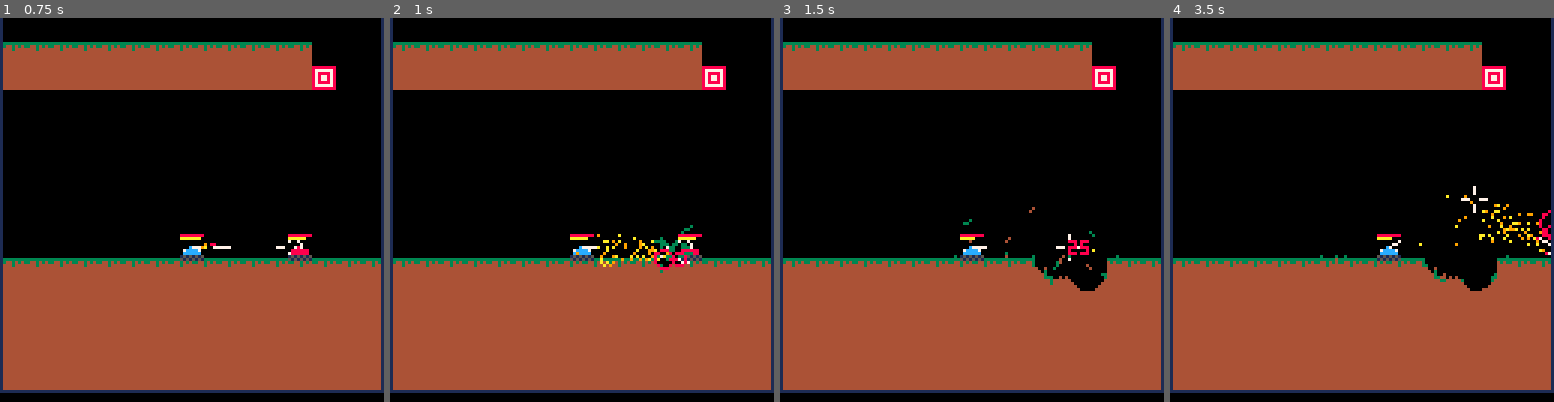
Above: before the commit, frames 1-4 (left to right).
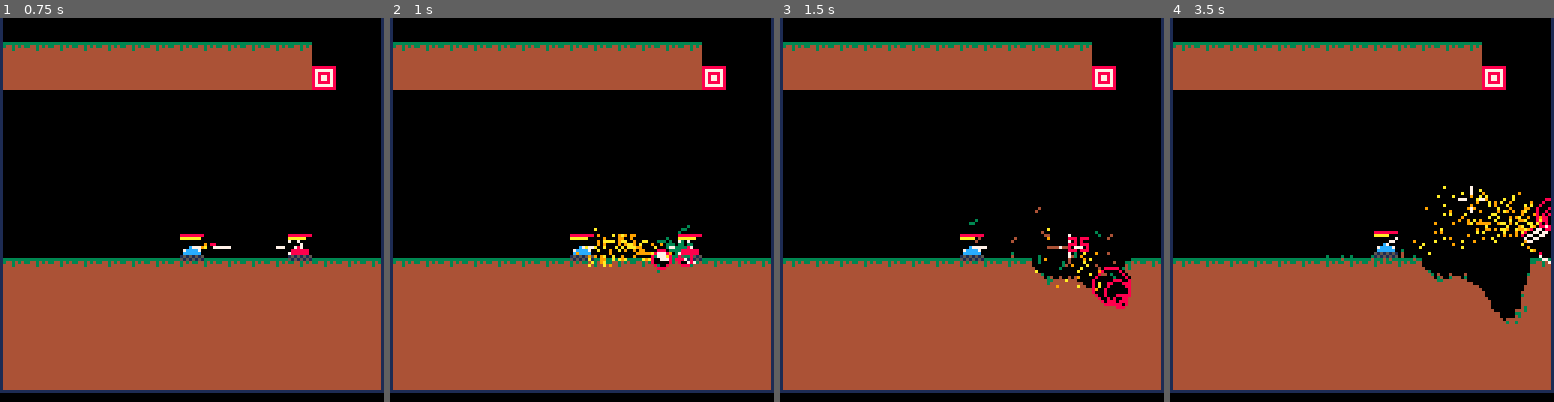
Above: after the commit, the same moments.

Repository: MarrMann/tanks.p8
Game: PICO-8 cartridge tanks.p8
Two runs of this game, one before a commit and one after it. Both use one fixed random seed, a clock stepped at 60 frames per second and the inputs below.
Inputs:
- Up to frame 1 (0.75 s): tap X (X key) at 0.33 s; tap O (Z key) at 0.7 s
- Up to frame 2 (1 s): no input
- Up to frame 3 (1.5 s): tap X (X key) at 1.07 s
- Up to frame 4 (3.5 s): hold Right 1.6-2.1 s; tap O (Z key) every 0.4 s from 1.7 to 3.3 s; tap X (X key) at 1.85, 2.97 s; hold Up 2.15-2.42 s; hold Right 2.47-3.03 s; hold Left from 3.08 s (still down)

Frame 1 is identical in both runs. In frame 2, 1.1% of the frame differs, in the area x 50-80%, y 53-67%; in frame 3, 1.8%; in frame 4, 3.5%, in the area x 39-100%, y 43-80%.

Commit message:
inlined collision check logic

Diff:
--- a/tanks.p8
+++ b/tanks.p8
@@ -1,7 +1,7 @@
 pico-8 cartridge // http://www.pico-8.com
 version 43
 __lua__
-// general
+-- general
 
 function _init()
 	entity_id = 0
@@ -12,7 +12,7 @@
 		id = get_entity_id(),
 		x = 64,
 		y = 64,
-		xvel=0, // used when knocked
+		xvel=0, -- used when knocked
 		yvel=0,
 		move = false,
 		spr = 0,
@@ -28,7 +28,7 @@
 		shot = {
 			name = shot_types.basic.name,
 			modifiers = {
-				count = { stacks = 4 }
+				count = { stacks = 9 }
 			},
 			child = nil
 		}
@@ -85,7 +85,7 @@
 end
 
 -->8
-// player stuff
+-- player stuff
 
 function handle_input()
 	if gameover then
@@ -243,7 +243,7 @@
 	end
 end
 -->8
-// world stuff
+-- world stuff
 
 // falling pixels array
 fallings = {}
@@ -800,6 +800,7 @@
 	return shoot(ox,oy,angle,vel,id,shot_node)
 end
 -->8
+-- explosions
 --exp = {
 --	x=0,
 --	y=0,
@@ -918,7 +919,7 @@
 	return false
 end
 -->8
-// particles
+-- particles
 
 //particle = {
 //	x,
@@ -1026,7 +1027,7 @@
 	end
 end
 -->8
-// collisions
+-- collisions
 function checkcol(s)
 	local x0 = s.x
 	local y0 = s.y
@@ -1040,21 +1041,48 @@
 end
 
 function checkcollow(x0, y0, x1, y1)
- dx = x1 - x0
- dy = y1 - y0
- yi = sgn(dy)
- xi = sgn(dx)
- d = (2 * dy * yi) - dx*xi
- y = y0
- prevx = x0
- prevy = y
+ local dx = x1 - x0
+ local dy = y1 - y0
+ local yi = sgn(dy)
+ local xi = sgn(dx)
+ local d = (2 * dy * yi) - dx*xi
+ local y = y0
+ local prevx = x0
+ local prevy = y
+	local has_bounds = room_state.bounds
 
  for x=x0,x1,xi do
-		local pixel = mapget(flr(x),flr(y))
-  if (pixel != 0 or hit_bounds(x,y)) then
+		local ix = flr(x)
+		local iy = flr(y)
+		local pixel = 0
+		local hit = false
+
+		-- 1. wall bounds
+		if has_bounds and (x > 127 or x < 0) then
+			hit = true
+			pixel = 1
+		-- 2. floor bounds
+		elseif has_bounds and iy > 123 then
+			hit = true
+			pixel = 0b0001111
+		-- 3. check map
+		elseif ix >= 0 and ix < 128 and iy > 0 and iy < 128 then
+			-- address: 0x8000 + (x + y * 128) / 2
+			-- (iy << 7) is y * 128, >>1 is /2
+			local val = @(0x8000 + ((ix + (iy << 7)) >> 1))
+
+			if (ix & 1) == 0 then
+				pixel = val & 0x0f
+			else
+				pixel = (val & 0xf0) >> 4
+			end
+
+			if (not(pixel == 0)) then hit = true end
+		end
+
+  if hit then
    local d = sqrt(dx*dx+dy*dy)
-  	dx /= d
-  	dy /= d
+			if (d > 0) then dx /= d dy /= d end
   	return {
 	  	didhit=true,
 	  	x=x,
@@ -1075,9 +1103,19 @@
 		prevx = x
 		prevy = y
 	end
-	//check endpoint
-	pixel = mapget(flr(x1),flr(y1))
-	if (pixel != 0 or hit_bounds(x1,y1)) then
+
+	-- check endpoint
+	local ix = flr(x1)
+	local iy = flr(y1)
+	local pixel = 0
+	if has_bounds and (x1 > 127 or x1 < 0) then pixel = 1
+	elseif has_bounds and iy > 123 then pixel = 15
+	elseif ix >= 0 and ix < 128 and iy >= 0 and iy < 128 then
+		local val = @(0x8000 + ((ix + (iy<<7)) >> 1))
+		if (ix & 1) == 0 then pixel = val & 0x0f
+		else pixel = (val & 0xf0) >> 4 end
+	end
+	if not(pixel == 0) then
 		return {
 	 	didhit=true,
 	 	x=x1,
@@ -1092,21 +1130,38 @@
 end
 
 function checkcolhigh(x0, y0, x1, y1)
- dx = x1 - x0
- dy = y1 - y0
- xi = sgn(dx)
- yi = sgn(dy)
- d = 2 * dx - dy*yi
- x = x0
- prevx = x
- prevy = y0
-
- for y=y0,y1,sgn(dy) do
-		local pixel = mapget(flr(x),flr(y))
-  if (pixel != 0 or hit_bounds(x,y)) then
+ local dx = x1 - x0
+ local dy = y1 - y0
+ local xi = sgn(dx)
+ local yi = sgn(dy)
+ local d = 2 * dx - dy*yi
+ local x = x0
+ local prevx = x
+ local prevy = y0
+	local has_bounds = room_state.bounds
+
+ for y=y0,y1,yi do
+		local ix = flr(x)
+		local iy = flr(y)
+		local pixel = 0
+		local hit = false
+
+		if has_bounds and (x > 127 or x < 0) then
+			hit = true
+			pixel = 1
+		elseif has_bounds and iy > 123 then
+			hit = true
+			pixel = 15
+		elseif ix >= 0 and ix < 128 and iy >= 0 and iy < 128 then
+			local val = @(0x8000 + ((ix + (iy<<7)) >> 1))
+			if (ix & 1) == 0 then pixel = val & 0x0f
+			else pixel = (val & 0xf0) >> 4 end
+			if not(pixel == 0) then hit = true end
+		end
+
+  if hit then
   	local d = sqrt(dx*dx+dy*dy)
-  	dx /= d
-  	dy /= d
+			if d > 0 then dx /= d dy /= d end
   	return {
 	  	didhit=true,
 	  	x=x,
@@ -1127,17 +1182,30 @@
 		prevx = x
 		prevy = y
 	end
-	//check endpoint
-	pixel = mapget(flr(x1),flr(y1))
-	if (pixel != 0 or hit_bounds(x1,y1)) then
+
+	-- check endpoint
+	local ix = flr(x)
+	local iy = flr(y)
+	local pixel = 0
+	local hit = false
+
+	if has_bounds and (x > 127 or x < 0) then pixel = 1
+	elseif has_bounds and iy > 123 then pixel = 15
+	elseif ix >= 0 and ix < 128 and iy >= 0 and iy < 128 then
+		local val = @(0x8000 + ((ix + (iy<<7)) >> 1))
+		if (ix & 1) == 0 then pixel = val & 0x0f
+		else pixel = (val & 0xf0) >> 4 end
+	end
+
+	if not(pixel == 0) then
 		return {
-	 	didhit=true,
-	 	x=x1,
-	 	y=y1,
-	 	prevx=prevx,
-	 	prevy=prevy,
+			didhit=true,
+			x=x1,
+			y=y1,
+			prevx=prevx,
+			prevy=prevy,
 			hitcol=pixel
-	 }
+		}
 	end
 
 	return {didhit=false}
